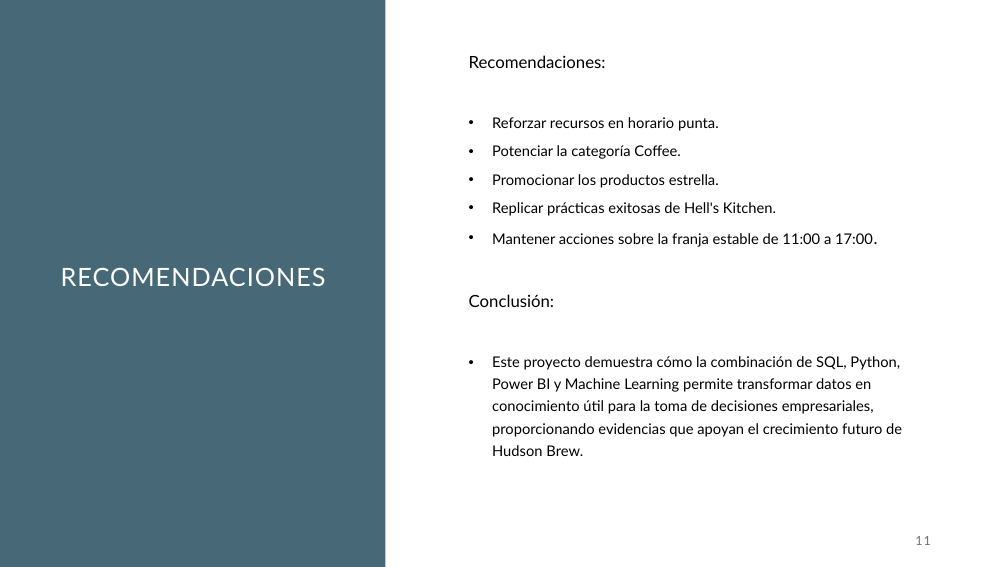
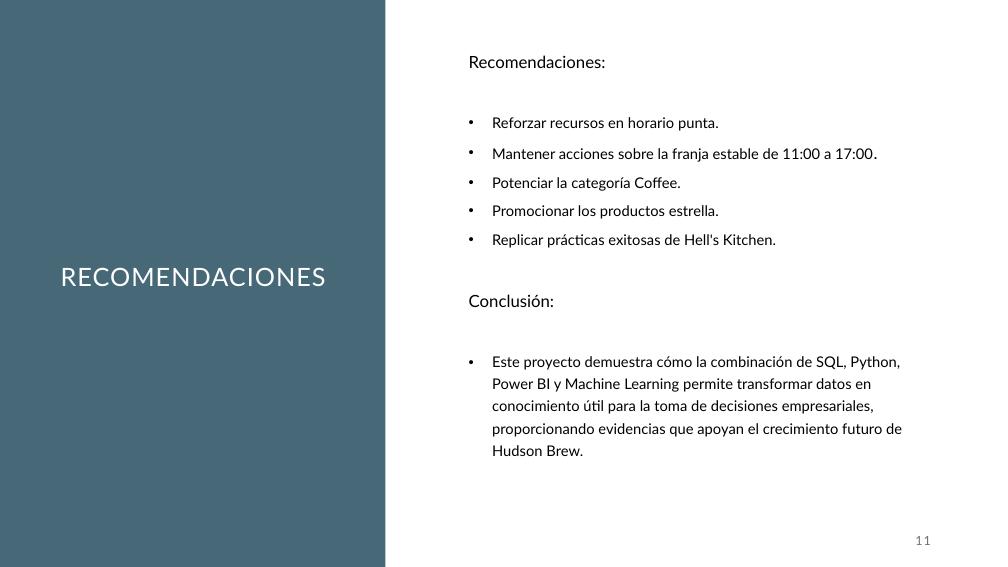
Before and after one commit to EliasHernandezBar/Proyecto-Final, a slide deck: slide 11 of Presentación/Presentación.pptx. Drawn at 1008x567 pixels with LibreOffice and Linux fonts; fonts in the diff are those of the drawing. Boxes give left, top, right and bottom in pixels: in the first picture for what was removed or moved away, otherwise in the second. Text is boxed around its words. In the diff, an @@ line names an element or a change of style, - is before the commit and + after.

```diff
--- a/Presentación/Presentación.pptx
+++ b/Presentación/Presentación.pptx
@@ text at [492, 148, 873, 162]: paragraph added @@
+• Mantener acciones sobre la franja estable de 11:00 a 17:00.
@@ text at [492, 233, 873, 247]: paragraph removed @@
-• Mantener acciones sobre la franja estable de 11:00 a 17:00.
```
Also in this commit, not shown: 5 other slides changed, 2 other files.
